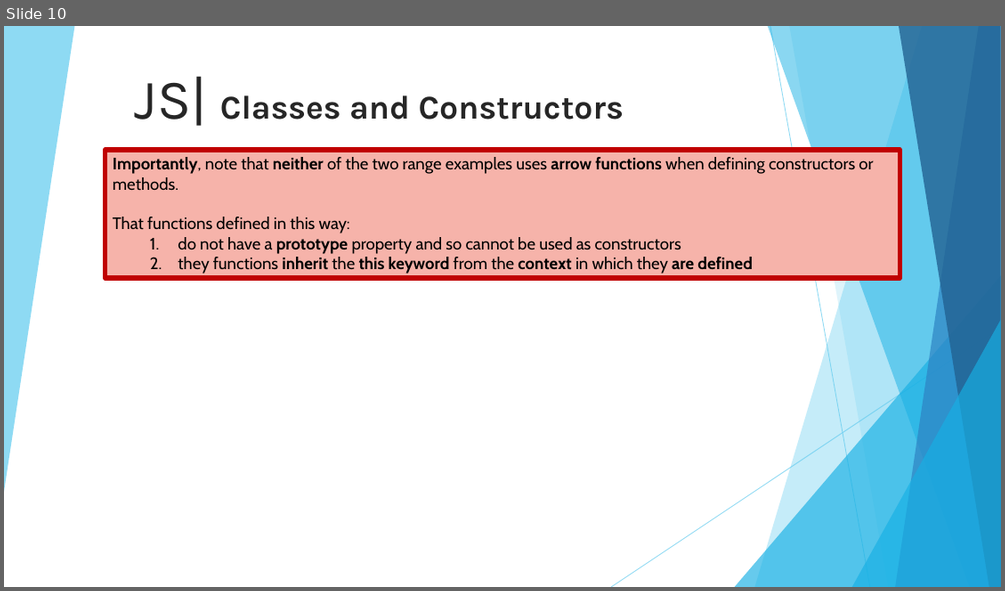
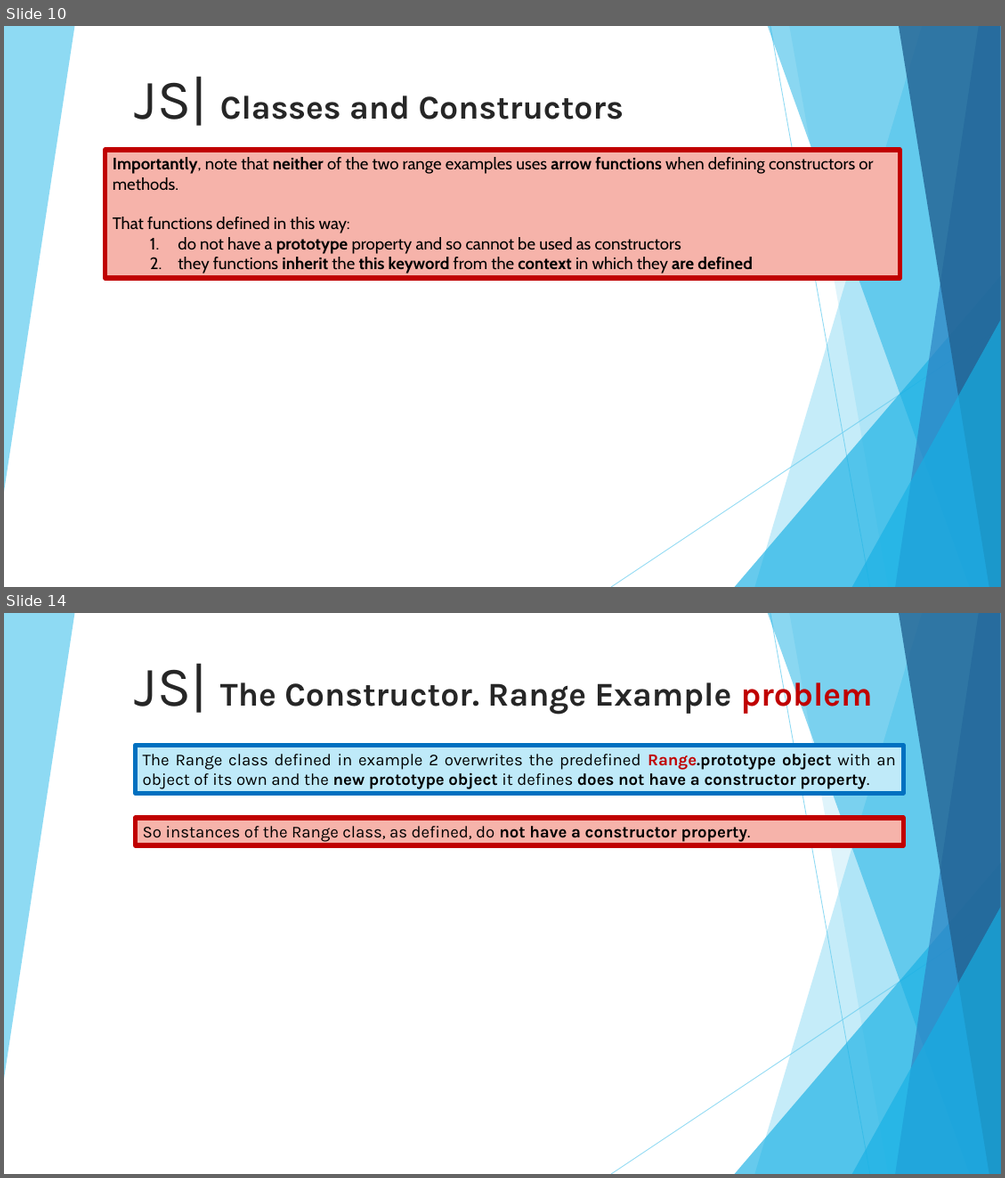
Before and after one commit to 01Primo/slides, a slide deck: 09_Javascript_Classes.pptx. Shown one above the other, each under a label of ours: slide 10 before the commit, slides 10 and 14 after it; the slides between them are not shown. The pictures are 1005x591 and 1005x1178 pixels, drawn with LibreOffice and Linux fonts; fonts in the diff are those of the drawing. Boxes give left, top, right and bottom in pixels: in the first picture for what was removed or moved away, otherwise in the second. Text is boxed around its words. In the diff, an @@ line names an element or a change of style, - is before the commit and + after.

Commit message:
Finish old style class in js

```diff
--- a/09_Javascript_Classes.pptx
+++ b/09_Javascript_Classes.pptx
@@ slide 14 added at box(4, 613, 1001, 1174), background #FFFFFF; not listed: 10 template elements that a slide beside it also shows @@
@@ title added at box(135, 663, 873, 714), 32 pt, text #262626, bold @@
+JS| The Constructor. Range Example problem
@@ rectangle added at box(136, 746, 904, 793), fill #BFEAF9, outline #0070C0 4.5 pt, 16 pt, text #000000 @@
+The Range class defined in example 2 overwrites the predefined Range.prototype object with an object of its own and the new prototype object it defines does not have a constructor property.
@@ rectangle added at box(136, 818, 904, 845), fill #F6B3AA, outline #C00000 4.5 pt, 16 pt, text #000000 @@
+So instances of the Range class, as defined, do not have a constructor property.
```
Also in this commit, not shown: 1 slide changed, 12 other slides added.
